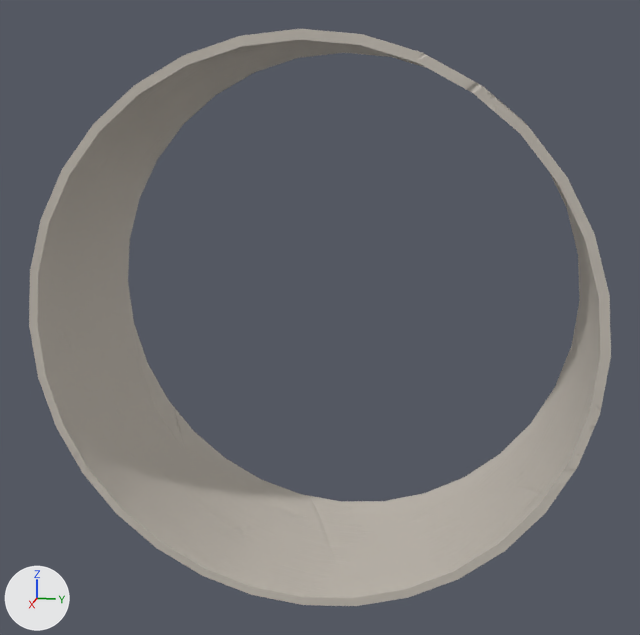
The FBX model project-steampunk/Assets/Art/Models/Level3Props/Maze/Models/Maze01.fbx: old version first, new version second.
Rendered twice from a camera (50 mm lens) standing at (852.0, -305.8, -278.1) and looking at (802.1, -315.7, -290.5). The axes (+X, +Y, +Z) are drawn at lower left. The lights are the same throughout. Where no turn or scale is listed for an object, it has been applied to the vertices.

Objects in the first picture: 'Maze01__14_'.
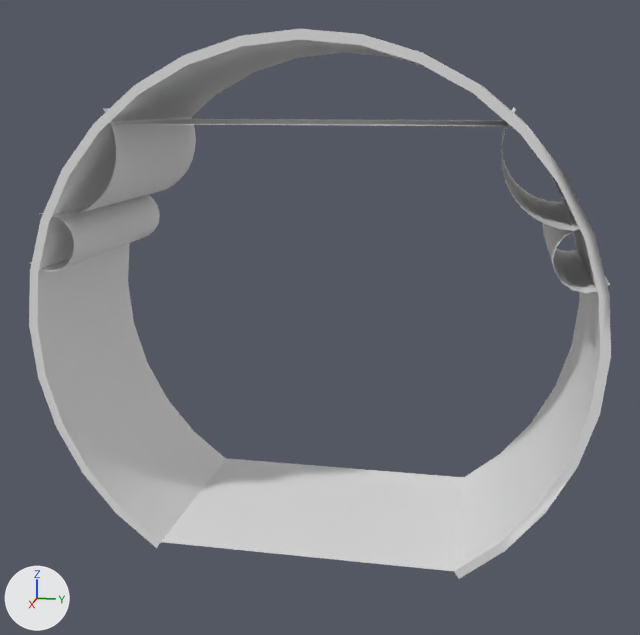
The newer file is also turned or shifted as a whole; pictures and numbers use the older file's frame.

The change, as a list of edits to the scene's bpy script:
```text
Add mat_pipe2:
    mat_pipe2 = principled_material('Pipe2')
    mat_pipe2.base_color = (0.8, 0.8, 0.8)  # white #e7e7e7
Add mat_ceiling1:
    mat_ceiling1 = principled_material('Ceiling1')
    mat_ceiling1.base_color = (0.8, 0.8, 0.8)  # white #e7e7e7
Add mat_floor1:
    mat_floor1 = principled_material('Floor1')
    mat_floor1.base_color = (0.8, 0.8, 0.8)  # white #e7e7e7
Add mat_pipe1:
    mat_pipe1 = principled_material('Pipe1')
    mat_pipe1.base_color = (0.8, 0.8, 0.8)  # white #e7e7e7
Add mat_wall2:
    mat_wall2 = principled_material('Wall2')
    mat_wall2.base_color = (0.8, 0.8, 0.8)  # white #e7e7e7
Change me_scene_083:
    used by ob_maze01__14; location = (798.25, -315.5, -290.25)
    remove me_scene_083.from_pydata(...)  # 128 vertices, 128 faces; spans x -2.5..10.0, y -15.5..15.5, z -15.5..15.5
    add me_scene_083.from_pydata(...)  # 214 vertices, 151 faces; spans x -2.5..10.0, y -15.5..15.5, z -12.9..15.5
    me_scene_083 part 1: a new loose piece of 26 vertices spanning x -2.5..10.0, y -14.1..-9.8, z 6.1..11.7, in mat_pipe1 (white #e7e7e7)
    me_scene_083 part 2: a new loose piece of 26 vertices spanning x -2.5..10.0, y 9.8..14.1, z 6.1..11.7, in mat_pipe1 (white #e7e7e7)
    me_scene_083 part 3: a new loose piece of 24 vertices spanning x -2.5..10.0, y -15.2..-12.5, z 3.1..6.3, in mat_pipe2 (white #e7e7e7)
    me_scene_083 part 4: a new loose piece of 22 vertices spanning x -2.5..10.0, y 12.5..15.2, z 3.1..6.3, in mat_pipe2 (white #e7e7e7)
    me_scene_083 part 5
    20 vertices are removed from x -2.5..10.0, y -5.9..5.9, z -15.5..-13.9
    24 faces are deleted
    8 vertices are added at x -2.5..10.0, y -11.0..11.0, z -12.5..11.0
    1 new face joins them, mat_ceiling1 (white #e7e7e7)
    1 new face joins them, mat_floor1 (white #e7e7e7)
    me_scene_083 part 6: 104 faces spanning x -2.5..10.0, y -15.5..15.5, z -12.9..15.5 switch from mat_brownmetal to mat_wall2 (white #e7e7e7)
    add me_scene_083.materials.append(mat_pipe1)  # white #e7e7e7
    add me_scene_083.materials.append(mat_pipe2)  # white #e7e7e7
    add me_scene_083.materials.append(mat_floor1)  # white #e7e7e7
    add me_scene_083.materials.append(mat_ceiling1)  # white #e7e7e7
```

Pixel boxes (x1, y1, x2, y2) of what changed, in the pictures (640 x 635 px):
'Maze01__14_', reshaped
    before: (29, 29, 611, 606)
    after: (29, 29, 611, 579)
part 1 of me_scene_083, added
    after: (53, 108, 196, 217)
part 2 of me_scene_083, added
    after: (501, 107, 581, 231)
part 3 of me_scene_083, added
    after: (29, 195, 160, 272)
part 4 of me_scene_083, added
    after: (542, 201, 610, 293)
part 5 of me_scene_083, cut back
    before: (157, 458, 464, 606)
    after: (119, 119, 510, 571)
part 6 of me_scene_083, recoloured
    both: (29, 29, 611, 579)
